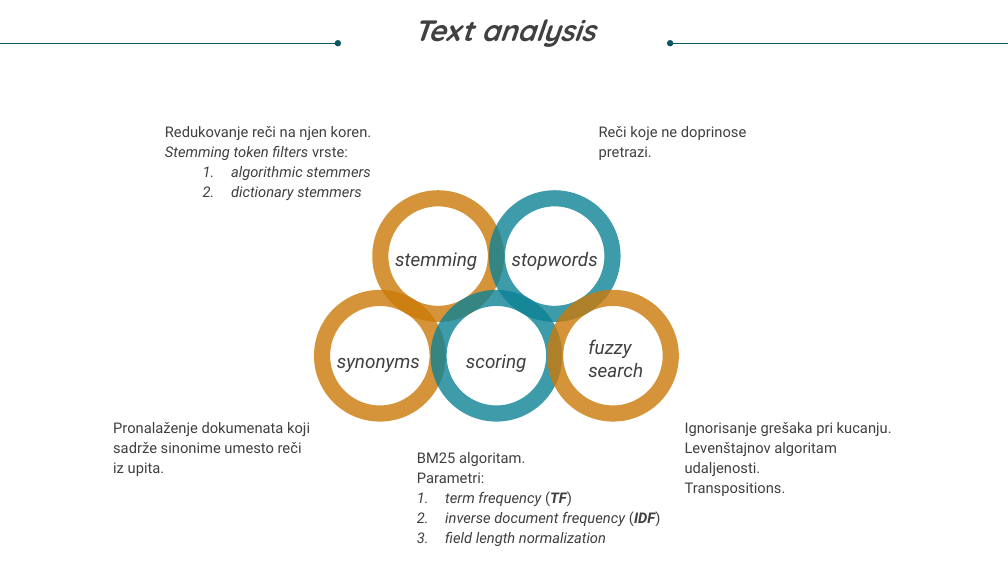
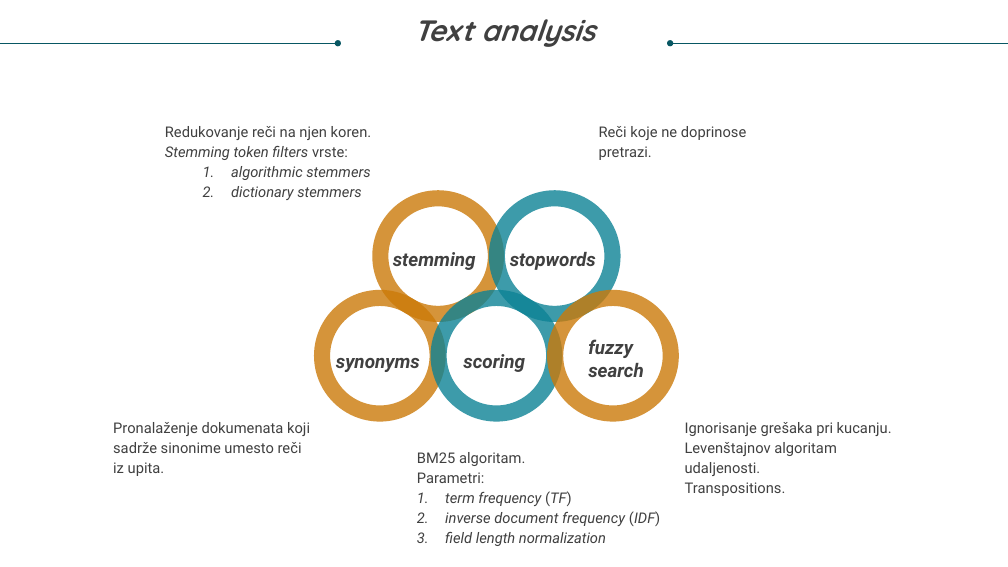
Before and after one commit to Nevenaa01/DebugIt, a slide deck: slide 15 of Nevena Gligorov diplomski prezentacija.pptx. Drawn at 1008x567 pixels with LibreOffice and Linux fonts; fonts in the diff are those of the drawing. Boxes give left, top, right and bottom in pixels: in the first picture for what was removed or moved away, otherwise in the second. Text is boxed around its words. In the diff, an @@ line names an element or a change of style, - is before the commit and + after.

```diff
--- a/Nevena Gligorov diplomski prezentacija.pptx
+++ b/Nevena Gligorov diplomski prezentacija.pptx
@@ bold on in 5 elements at (588,339,643,377), (463,354,525,372), (336,358,420,372), (393,252,476,270), (510,252,596,270) @@
@@ text at (445,491,660,526): bold off in "(TF)", "(IDF)" @@
```
Also in this commit, not shown: 12 other slides changed, 1 slide added, 3 other files.
